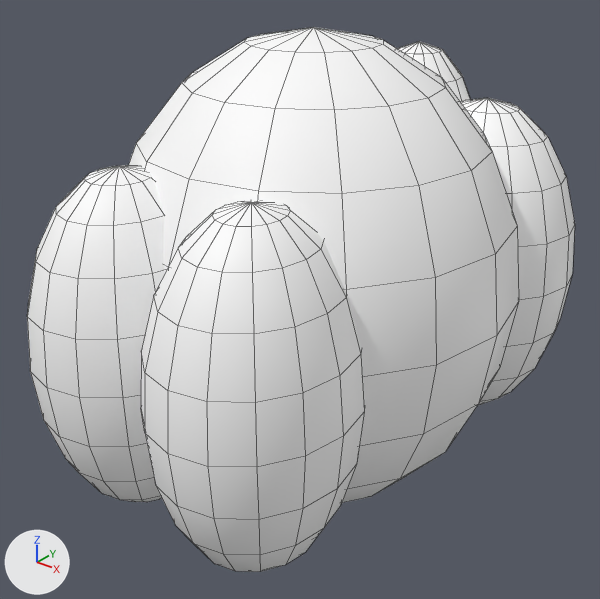
The FBX model assets/blender/fbx/muscle_s2_thigh.fbx: old version first, new version second.
The view is the same before and after, from a camera (50 mm lens) standing at (1.267, -1.638, 0.911) and looking at (-0.009, -0.043, -0.078). Arrows for +X, +Y and +Z are at lower left; the lights stay in place. The picture after the commit comes second. Mesh edges are drawn as thin lines.

The first picture shows 'muscle_s2_thigh'.
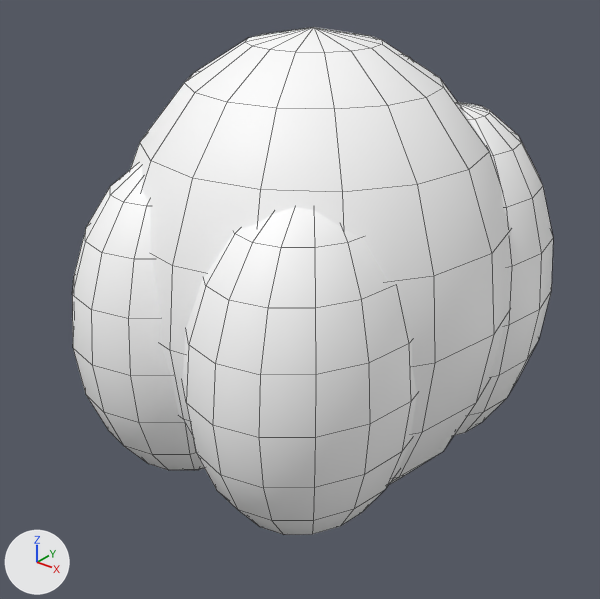
Boxes (x1, y1, x2, y2) around the edits, measured in the pictures (600 x 599 px; the box of a moved part takes in the faces that stretch with it):
'muscle_s2_thigh', reshaped (12% narrower, 7% shorter): before (27, 27, 575, 572); after (72, 27, 553, 535)
part 1 of me_muscle_s2_thigh, added: after (454, 102, 553, 436)
part 2 of me_muscle_s2_thigh, added: after (72, 163, 204, 470)
part 3 of me_muscle_s2_thigh, added: after (182, 207, 417, 535)
part 4 of me_muscle_s2_thigh, deleted: before (460, 98, 575, 405)
part 5 of me_muscle_s2_thigh, deleted: before (27, 165, 165, 502)
part 6 of me_muscle_s2_thigh, deleted: before (397, 41, 470, 101)
part 7 of me_muscle_s2_thigh, deleted: before (141, 200, 365, 572)
part 8 of me_muscle_s2_thigh, moved or reshaped: before (129, 27, 519, 503); after (131, 27, 511, 485)

The change, as a diff of the scene's bpy script:
```diff
--- a/assets/blender/fbx/muscle_s2_thigh.fbx.py
+++ b/assets/blender/fbx/muscle_s2_thigh.fbx.py
@@ me_muscle_s2_thigh @@
 # used by ob_muscle_s2_thigh; location = (0.0, 0.0, 0.0)
-me_muscle_s2_thigh.from_pydata(...)  # 876 vertices, 960 faces; spans x -0.55..0.55, y -0.73..0.73, z -0.67..0.63
+me_muscle_s2_thigh.from_pydata(...)  # 876 vertices, 960 faces; spans x -0.542..0.542, y -0.6..0.62, z -0.67..0.63
+# me_muscle_s2_thigh part 1: a new loose piece, a UV sphere (16 segments, 10 rings, poles along z) spanning x -0.06..0.54, y -0.07..0.61, z -0.56..0.44, in mat_muscle_s2_thigh_material (white #ffffff)
+# me_muscle_s2_thigh part 2: a new loose piece, a UV sphere (16 segments, 10 rings, poles along z) spanning x -0.48..0.08, y -0.6..0.08, z -0.56..0.36, in mat_muscle_s2_thigh_material (white #ffffff)
+# me_muscle_s2_thigh part 3: a new loose piece, a UV sphere (16 segments, 10 rings, poles along z) spanning x -0.08..0.48, y -0.6..0.08, z -0.56..0.36, in mat_muscle_s2_thigh_material (white #ffffff)
+# me_muscle_s2_thigh part 4: the loose piece of 146 vertices spanning x -0.042..0.538, y 0.19..0.71, z -0.54..0.42 is deleted
+# me_muscle_s2_thigh part 5: the loose piece of 146 vertices spanning x -0.44..0.04, y -0.73..-0.19, z -0.56..0.36 is deleted
+# me_muscle_s2_thigh part 6: the loose piece of 146 vertices spanning x -0.214..0.214, y 0.25..0.73, z -0.46..0.54 is deleted
+# me_muscle_s2_thigh part 7: the loose piece of 146 vertices spanning x -0.04..0.44, y -0.73..-0.19, z -0.56..0.36 is deleted
+# me_muscle_s2_thigh part 8: 144 vertices removed from x -0.55..0.55, y -0.54..0.54, z -0.638..0.598; 144 vertices added at x -0.542..0.542, y -0.528..0.528, z -0.638..0.598
+# other edits to the shape of me_muscle_s2_thigh do not show in these pictures
 me_muscle_s2_thigh.materials.append(mat_muscle_s2_thigh_material)
```
